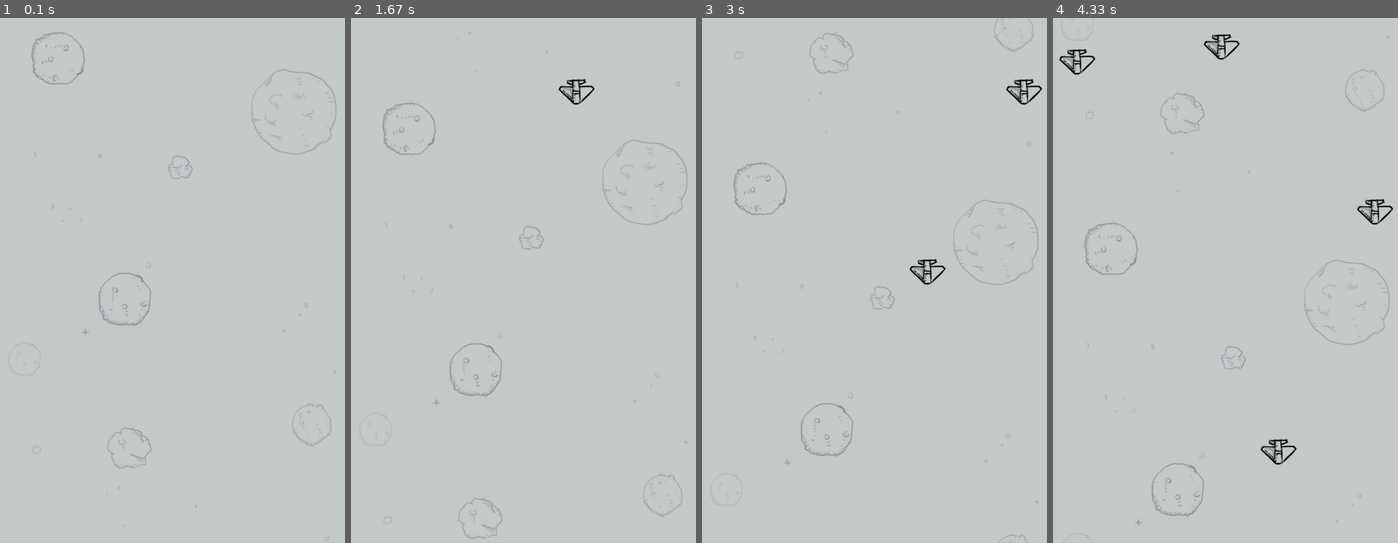
Above: before the commit, frames 1-4 (left to right).
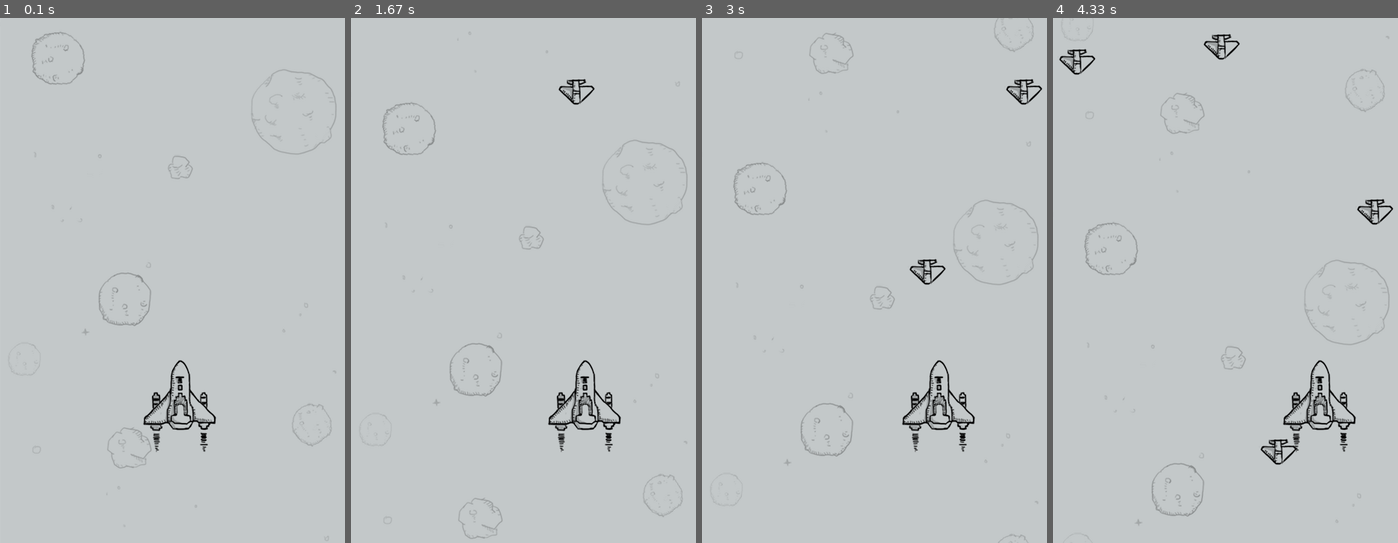
Above: after the commit, the same moments.

Repository: bbestr/python
Game: pygame game, started from game_飞机大战/plane_main.py
Same seed, same stepped clock (60 frames per second), same inputs: the game is played once before the commit and once after it.
Inputs:
- Up to frame 1 (0.1 s): no input
- Up to frame 2 (1.67 s): hold Right 0.33-0.8 s; hold Right 0.83-1.3 s; hold Left from 1.33 s (still down)
- Up to frame 3 (3 s): release Left at 1.87 s; hold Left 1.9-2.3 s; hold Right 2.33-2.97 s
- Up to frame 4 (4.33 s): hold Left 3-3.47 s; hold Right 3.5-3.97 s; hold Right from 4 s (still down)

The runs differ from the first frame. In frame 1, 1.0% of the frame differs, in the area x 41-63%, y 65-83%; in frame 2, 1.0%; in frame 3, 1.0%; in frame 4, 1.0%.

Commit message:
飞机大战 2

Diff:
--- a/game_飞机大战/plane_main.py
+++ b/game_飞机大战/plane_main.py
@@ -1,49 +1,47 @@
 import pygame
 from plane_sprite import *
 
-FRAME_SEC = 60
-CREATE_ENEMY = pygame.USEREVENT
-SCREEN_R = pygame.Rect(0,0,480,700)
-ENEMY_MODEL = pygame.Rect(0,0,53,43)
 class PlaneGame(object):
     def __init__(self):
         print("游戏初始化")
 
-        #创建游戏窗口
-        self.screen = pygame.display.set_mode((SCREEN_R.width,SCREEN_R.height))
+        # 创建游戏窗口
+        self.screen = pygame.display.set_mode((SCREEN_R.width, SCREEN_R.height))
 
-        #创建游戏时钟
+        # 创建游戏时钟
         self.clock = pygame.time.Clock()
 
-
-        #创建精灵组
+        # 创建精灵组
         self.__create_sprites()
 
+        self.hero = Hero()
 
-        #创建定时器 创建敌人
-        pygame.time.set_timer(CREATE_ENEMY,1000)
+        self.hero_group = pygame.sprite.Group(self.hero)
+        # 创建定时器 创建敌人
+        pygame.time.set_timer(CREATE_ENEMY, 1000)
+
     def __create_sprites(self):
         """创建精灵"""
         bg1 = background(False)
         bg2 = background()
-        self.background = pygame.sprite.Group(bg1,bg2)
+        self.background = pygame.sprite.Group(bg1, bg2)
 
         self.enemy_group = pygame.sprite.Group()
 
     def start_game(self):
         print("游戏开始")
         while True:
-            #设置刷新率
+            # 设置刷新率
             self.clock.tick(FRAME_SEC)
-            #事件监听
+            # 事件监听
             self.__event_hander()
-            #碰撞检测
+            # 碰撞检测
             self.__check_collide()
-            #更新绘制 精灵
+            # 更新绘制 精灵
             self.__updatesprite()
-            #更新显示
+            # 更新显示
             pygame.display.update()
-            pass
+
     def __event_hander(self):
         """时间解控"""
         for even in pygame.event.get():
@@ -55,6 +53,14 @@
                 enemy1 = enmey_create()
                 self.enemy_group.add(enemy1)
 
+        keyspress = pygame.key.get_pressed()
+
+        if keyspress[pygame.K_LEFT]:
+            self.hero.speed = -2
+        elif keyspress[pygame.K_RIGHT]:
+            self.hero.speed = 2
+        else:
+            self.hero.speed = 0
 
     def __check_collide(self):
         """碰撞检测"""
@@ -67,6 +73,9 @@
         self.enemy_group.update()
         self.enemy_group.draw(self.screen)
 
+        self.hero_group.update()
+        self.hero_group.draw(self.screen)
+
     @staticmethod
     def __gameover():
         print("游戏结束")
--- a/game_飞机大战/plane_sprite.py
+++ b/game_飞机大战/plane_sprite.py
@@ -1,37 +1,64 @@
 import pygame
 import random
-from plane_main import *
+
+FRAME_SEC = 60
+CREATE_ENEMY = pygame.USEREVENT
+SCREEN_R = pygame.Rect(0, 0, 480, 700)
+ENEMY_MODEL = pygame.Rect(0, 0, 53, 43)
 
 class GameSprite(pygame.sprite.Sprite):
     """飞机大战 飞机精灵"""
-    def __init__(self,image_name,speed=1):
+
+    def __init__(self, image_name, speed=1):
         super().__init__()
         self.image = pygame.image.load(image_name)
         self.speed = speed
         self.rect = self.image.get_rect()
+
     def update(self):
         self.rect.y += self.speed
+
+
 class background(GameSprite):
-     """"游戏背景"""
-     def __init__(self,alt = True):
-         super().__init__("./images/background.png")
-         self.alt = alt
-         if self.alt:
-             self.rect.y = -SCREEN_R.height
-     def update(self):
-        #1.调用父类
+    """"游戏背景"""
+
+    def __init__(self, alt=True):
+        super().__init__("./images/background.png")
+        self.alt = alt
+        if self.alt:
+            self.rect.y = -SCREEN_R.height
+
+    def update(self):
+        # 1.调用父类
         super().update()
-        #2. 判断背景
+        # 2. 判断背景
         if self.rect.y >= SCREEN_R.height:
             self.rect.y = -SCREEN_R.height
+
+
 class enmey_create(GameSprite):
     def __init__(self):
         super().__init__("./images/enemy1.png")
 
-        self.speed = random.randint(1,3)
+        self.speed = random.randint(1, 3)
         self.rect.y = -ENEMY_MODEL.height
-        self.rect.x = random.randint(0,SCREEN_R.width -ENEMY_MODEL.width)
+        self.rect.x = random.randint(0, SCREEN_R.width - ENEMY_MODEL.width)
+
     def update(self):
         super().update()
         if self.rect.y >= 700:
             self.kill()
+
+
+class Hero(GameSprite):
+    def __init__(self):
+        super().__init__("./images/me1.png", 0)
+        self.rect.centerx = SCREEN_R.centerx
+        self.rect.bottom = SCREEN_R.height - 120
+
+    def update(self):
+        self.rect.x += self.speed
+        if self.rect.x <0:
+            self.rect.x = 0
+        elif self.rect.right > SCREEN_R.width:
+            self.rect.right = SCREEN_R.width
